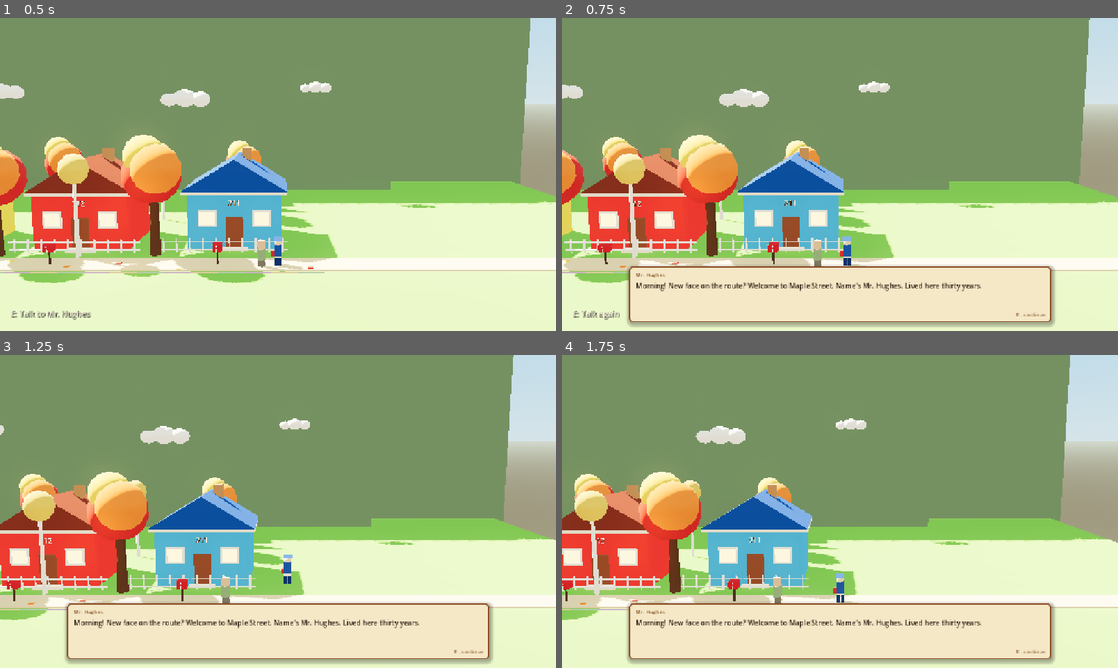
Above: before the commit, frames 1-4 (two rows, left to right).
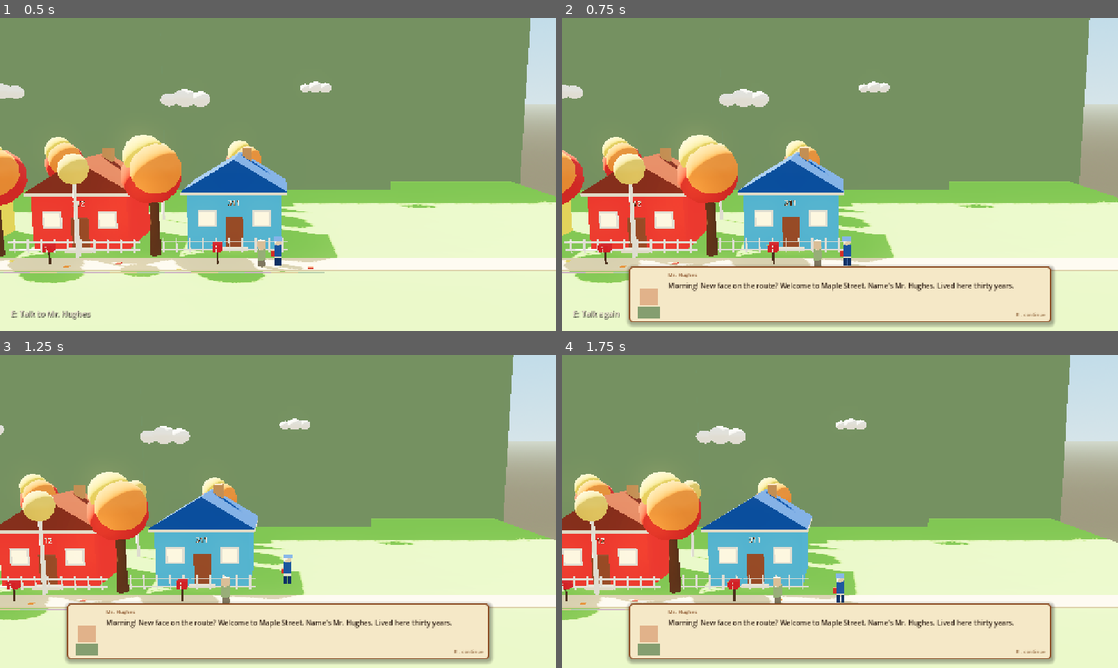
Above: after the commit, the same moments.

Repository: mariam-arab/Mailman
Game: Godot game, scene res://scenes/levels/neighborhood_02.tscn
Same seed, same stepped clock (60 frames per second), same inputs: the game is played once before the commit and once after it. The project has no main scene, so this scene is started directly.
Inputs (mouse positions are in pixels of both pictures, inside the frame that each line leads up to):
- Up to frame 1 (0.5 s): no input
- Up to frame 2 (0.75 s): tap Enter at 0.5 s; move the mouse to (962, 158) at 0.52 s; hold D (move_right) from 0.53 s (still down); hold E (interact) from 0.53 s (still down); click (962, 158) at 0.67 s
- Up to frame 3 (1.25 s): keep holding D (move_right); keep holding E (interact); tap Space (jump) at 0.77 s
- Up to frame 4 (1.75 s): release D (move_right) at 1.25 s; release E (interact) at 1.25 s; drag from (728, 527) to (812, 574) at 1.27 s

Frame 1 is identical in both runs. In frame 2, 1.2% of the frame differs, in the area x 13-82%, y 81-96%; in frame 3, 1.2%; in frame 4, 1.2%.

Commit message:
add character to speech

Diff:
--- a/scenes/ui/hud.tscn
+++ b/scenes/ui/hud.tscn
@@ -172,8 +172,16 @@
 offset_bottom = -20.0
 theme_override_styles/panel = SubResource("StyleBox_dialogue")
 
+; Portrait — populated at runtime by hud.gd using ColorRects.
+[node name="Portrait" type="Control" parent="DialoguePanel"]
+offset_left = 10.0
+offset_top = 8.0
+offset_right = 82.0
+offset_bottom = 120.0
+mouse_filter = 2
+
 [node name="Speaker" type="Label" parent="DialoguePanel"]
-offset_left = 16.0
+offset_left = 90.0
 offset_top = 10.0
 offset_right = 400.0
 offset_bottom = 32.0
@@ -184,7 +192,7 @@
 [node name="Text" type="Label" parent="DialoguePanel"]
 anchor_right = 1.0
 anchor_bottom = 1.0
-offset_left = 16.0
+offset_left = 90.0
 offset_top = 32.0
 offset_right = -16.0
 offset_bottom = -30.0
--- a/scripts/interactables/gossip.gd
+++ b/scripts/interactables/gossip.gd
@@ -5,6 +5,10 @@
 
 @export var speaker_name: String = "Neighbour"
 @export var intro_lines: Array = []
+## Portrait colours shown in the dialogue box. cap_color alpha = 0 means no cap.
+@export var portrait_skin: Color = Color(0.88, 0.70, 0.54, 1)
+@export var portrait_body: Color = Color(0.52, 0.62, 0.44, 1)
+@export var portrait_cap:  Color = Color(0.0,  0.0,  0.0,  0.0)
 
 var _talked: bool = false
 
@@ -17,4 +21,5 @@
 	_talked = true
 	var hud = get_tree().get_first_node_in_group("hud")
 	if hud and hud.has_method("open_dialogue"):
-		hud.open_dialogue(intro_lines, speaker_name)
+		var portrait := { "skin": portrait_skin, "body": portrait_body, "cap": portrait_cap }
+		hud.open_dialogue(intro_lines, speaker_name, portrait)
--- a/scripts/ui/hud.gd
+++ b/scripts/ui/hud.gd
@@ -11,10 +11,11 @@
 @onready var pager_hint:       Label         = $Inspection/TapeBar/PagerHint
 @onready var summary:          Control       = $Summary
 @onready var summary_label:    Label         = $Summary/Center/SummaryLabel
-@onready var dialogue_panel:   Panel         = $DialoguePanel
-@onready var dialogue_speaker: Label         = $DialoguePanel/Speaker
-@onready var dialogue_text:    Label         = $DialoguePanel/Text
-@onready var dialogue_hint:    Label         = $DialoguePanel/Hint
+@onready var dialogue_panel:     Panel   = $DialoguePanel
+@onready var dialogue_portrait:  Control = $DialoguePanel/Portrait
+@onready var dialogue_speaker:   Label   = $DialoguePanel/Speaker
+@onready var dialogue_text:      Label   = $DialoguePanel/Text
+@onready var dialogue_hint:      Label   = $DialoguePanel/Hint
 
 # -- envelope themes -----------------------------------------------------------
 
@@ -192,12 +193,64 @@
 	_rebuild_envelopes()
 
 
-func open_dialogue(lines: Array, speaker_name: String = "") -> void:
+func open_dialogue(lines: Array, speaker_name: String = "", portrait: Dictionary = {}) -> void:
 	_dialogue_lines = lines
 	_dialogue_idx   = 0
 	dialogue_speaker.text = speaker_name
+	_build_portrait(portrait)
 	dialogue_panel.visible = true
 	_show_dialogue_line()
+
+
+func _build_portrait(p: Dictionary) -> void:
+	for c in dialogue_portrait.get_children():
+		c.queue_free()
+	if p.is_empty():
+		return
+
+	var skin: Color = p.get("skin", Color(0.88, 0.70, 0.54, 1))
+	var body: Color = p.get("body", Color(0.52, 0.62, 0.44, 1))
+	var cap:  Color = p.get("cap",  Color(0, 0, 0, 0))
+
+	var W := dialogue_portrait.size.x  # 72 px
+	var H := dialogue_portrait.size.y  # 112 px
+
+	# Body block
+	var bw := W * 0.72; var bh := H * 0.26
+	var body_rect := ColorRect.new()
+	body_rect.color    = body
+	body_rect.size     = Vector2(bw, bh)
+	body_rect.position = Vector2((W - bw) * 0.5, H - bh)
+	body_rect.mouse_filter = Control.MOUSE_FILTER_IGNORE
+	dialogue_portrait.add_child(body_rect)
+
+	# Head block
+	var hw := W * 0.56; var hh := H * 0.34
+	var head_rect := ColorRect.new()
+	head_rect.color    = skin
+	head_rect.size     = Vector2(hw, hh)
+	head_rect.position = Vector2((W - hw) * 0.5, H - bh - hh - 2.0)
+	head_rect.mouse_filter = Control.MOUSE_FILTER_IGNORE
+	dialogue_portrait.add_child(head_rect)
+
+	# Cap (only if alpha > 0)
+	if cap.a > 0.01:
+		var head_top := head_rect.position.y
+		var cw := W * 0.64; var ch := H * 0.14
+		var cap_crown := ColorRect.new()
+		cap_crown.color    = cap
+		cap_crown.size     = Vector2(cw, ch)
+		cap_crown.position = Vector2((W - cw) * 0.5, head_top - ch)
+		cap_crown.mouse_filter = Control.MOUSE_FILTER_IGNORE
+		dialogue_portrait.add_child(cap_crown)
+
+		var brimw := W * 0.76; var brimh := H * 0.06
+		var cap_brim := ColorRect.new()
+		cap_brim.color    = cap
+		cap_brim.size     = Vector2(brimw, brimh)
+		cap_brim.position = Vector2((W - brimw) * 0.5, head_top - brimh - 1.0)
+		cap_brim.mouse_filter = Control.MOUSE_FILTER_IGNORE
+		dialogue_portrait.add_child(cap_brim)
 
 
 func _show_dialogue_line() -> void:
